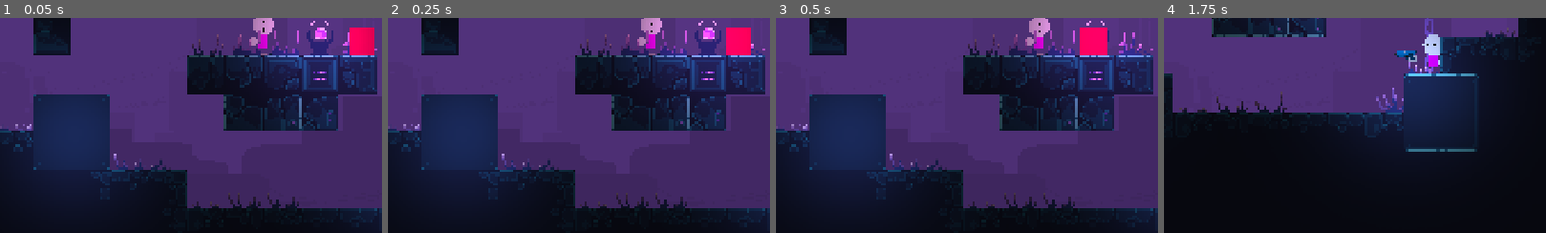
Above: before the commit, frames 1-4 (left to right).
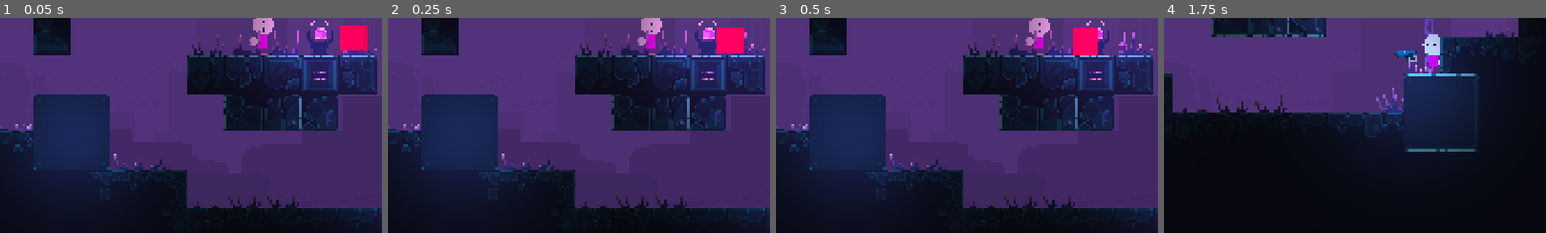
Above: after the commit, the same moments.

Repository: LuckyOwlStudios/2D-Project
Game: Godot game, scene res://PackedScenes/World/World.tscn
The game is run twice, just before and just after one commit, with the same random seed, the same clock (stepped at 60 frames per second) and the same inputs.
Inputs (mouse positions are % of the whole screen's width and height, from its top left):
- Up to frame 1 (0.05 s): no input
- Up to frame 2 (0.25 s): no input
- Up to frame 3 (0.5 s): no input
- Up to frame 4 (1.75 s): move the mouse to (72, 45) at 0.52 s; press the mouse at (72, 45) at 0.53 s; hold D (move_right) from 0.53 s (still down); tap Space (jump) at 0.77, 1.52 s; move the mouse to (30, 55) at 1.27 s; release the mouse at (30, 55) at 1.28 s; click (30, 55) at 1.35 s
The pictures show only the part of the screen within x 16-66%, y 41-91%; the shares and areas given below are measured in that part.

The runs differ from the first frame. In frame 1, 0.7% of the frame differs, in the area x 89-98%, y 3-18%; in frame 2, 0.6%; in frame 3, 0.5%; in frame 4, nothing differs.

Commit message:
- Readded enemy scene to world because the name didn't update when "TestEnemy" was renamed to "Enemy"

Diff:
--- a/PackedScenes/World/World.tscn
+++ b/PackedScenes/World/World.tscn
@@ -361,5 +361,5 @@
 color = Color(0.60624415, 0.69812405, 0.9351618, 1)
 texture = ExtResource("8_nklxw")
 
-[node name="TestEnemy" parent="." unique_id=1604899534 instance=ExtResource("9_wmwtf")]
-position = Vector2(84, -12)
+[node name="Enemy" parent="." unique_id=1604899534 instance=ExtResource("9_wmwtf")]
+position = Vector2(77, -14)
